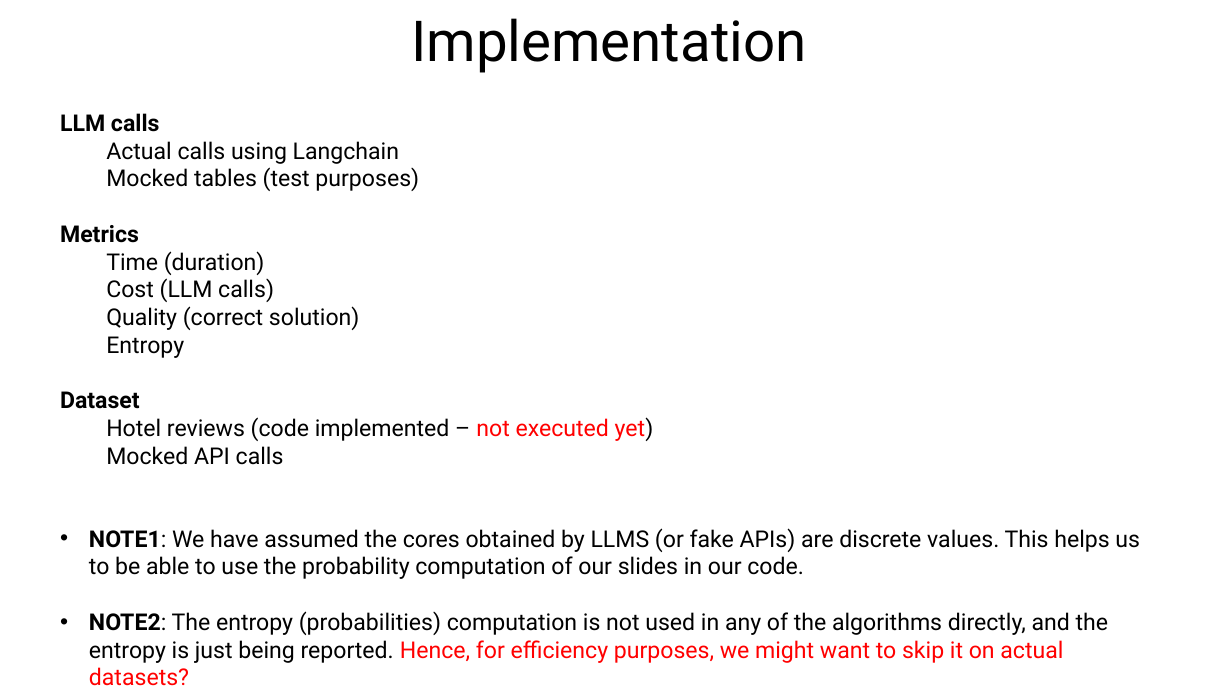
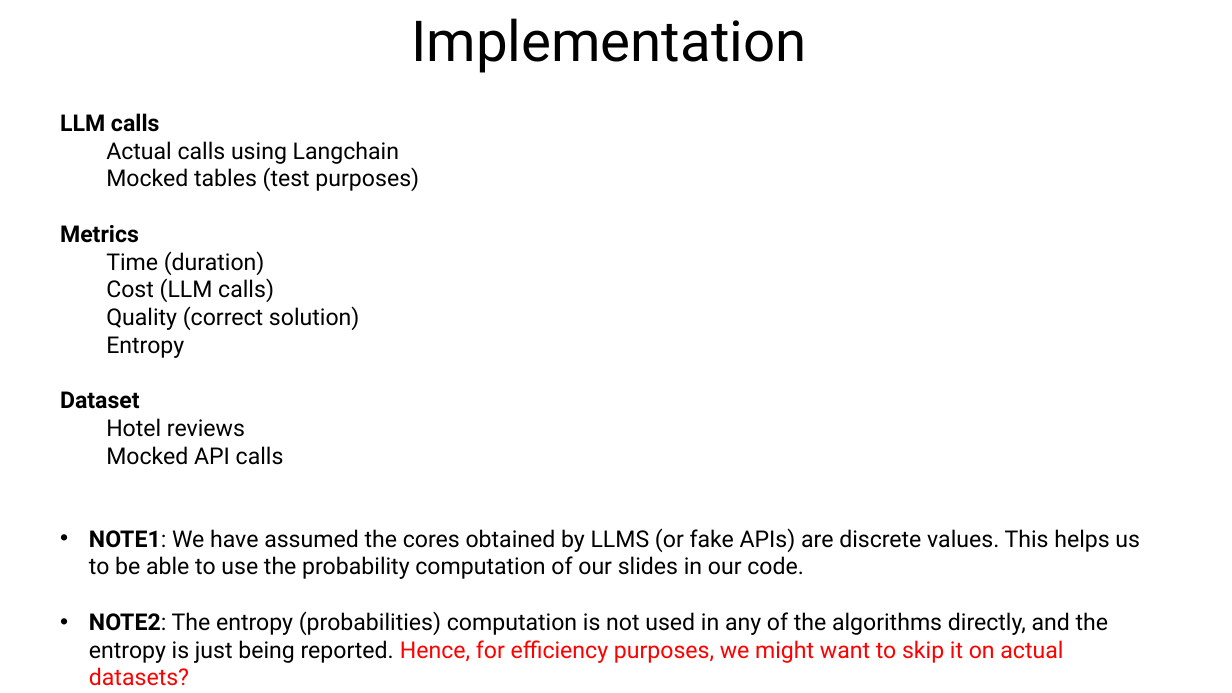
Before and after one commit to sohrabnamazinia/Personalized-Top-K-Set-Queries, a slide deck: slide 40 of rankingwithLLM.pptx. Drawn at 1232x693 pixels with LibreOffice and Linux fonts; fonts in the diff are those of the drawing; grey boxes stand for pictures. Boxes give left, top, right and bottom in pixels: in the first picture for what was removed or moved away, otherwise in the second. Text is boxed around its words. In the diff, an @@ line names an element or a change of style, - is before the commit and + after.

Commit message:
update sldies and exp - hotel reviews

```diff
--- a/rankingwithLLM.pptx
+++ b/rankingwithLLM.pptx
@@ text at bbox=[106, 418, 245, 437]: text changed @@
-  Hotel reviews (code implemented – not executed yet)
+  Hotel reviews
```
Also in this commit, not shown: 3 other slides changed, 1 slide added, 3 other files.
